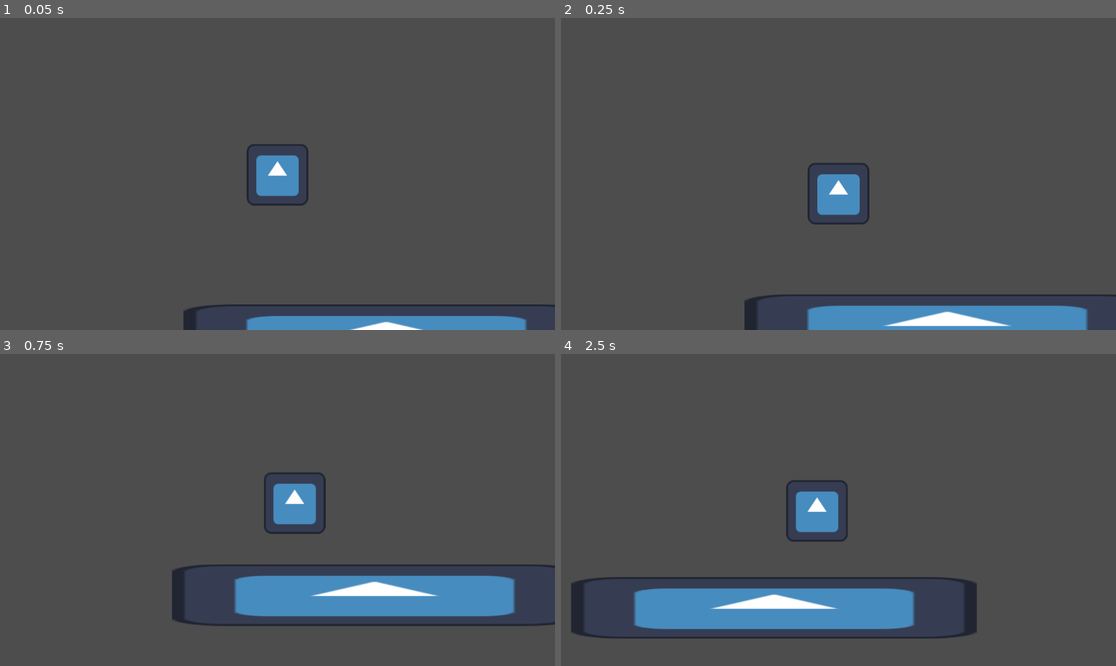
Above: before the commit, frames 1-4 (two rows, left to right).
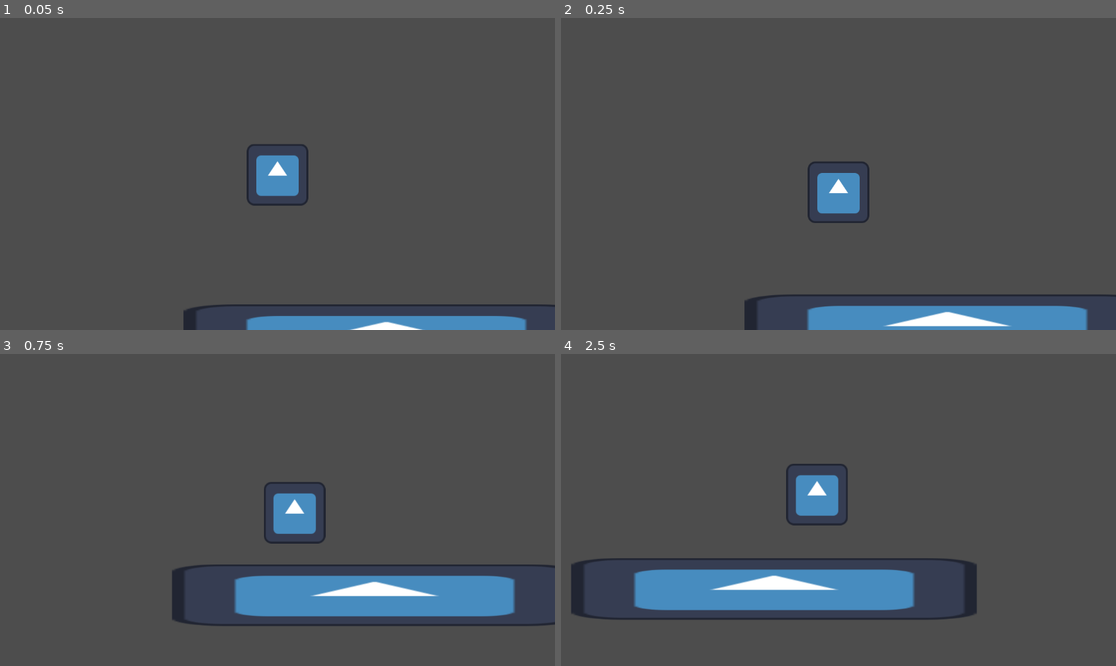
Above: after the commit, the same moments.

Repository: Orama-Interactive/Bubble-Wizard
Game: Godot game, scene res://src/Levels/level_1.tscn
Two runs of this game, one before a commit and one after it. Both use one fixed random seed, a clock stepped at 60 frames per second and the inputs below. The project has no main scene, so this scene is started directly. The engine's default icon, where the game draws it, is replaced by a stand-in: a white triangle on a blue panel in a dark square.
Inputs (mouse positions are in pixels of both pictures, inside the frame that each line leads up to):
- Up to frame 1 (0.05 s): no input
- Up to frame 2 (0.25 s): no input
- Up to frame 3 (0.75 s): tap Enter at 0.5 s; move the mouse to (399, 494) at 0.52 s; hold D (right) from 0.53 s (still down); hold W (up) from 0.53 s (still down); click (399, 494) at 0.67 s
- Up to frame 4 (2.5 s): move the mouse to (727, 525) at 1.27 s; release W (up) at 1.28 s; tap Ctrl (ctrl) at 1.35 s; tap W (up) at 1.52, 1.55, 1.82 s; move the mouse to (894, 441) at 2.02 s; release D (right) at 2.03 s; hold A (left) from 2.03 s (still down); hold W (up) from 2.03 s (still down); click (894, 441) at 2.1 s

Frame 1 is identical in both runs. In frame 2, 0.4% of the frame differs, in the area x 44-81%, y 46-99%; in frame 3, 1.0%; in frame 4, 10%, in the area x 1-75%, y 35-92%.

Commit message:
Add bubble movement code

Diff:
--- a/src/player.gd
+++ b/src/player.gd
@@ -9,11 +9,51 @@
 @export_range(0, 20) var gravity_scale := 2.0
 ## Your player will move this amount faster when falling providing a less floaty jump curve.
 @export_range(0.5, 3) var descending_gravity_factor := 1.1
+@export var terminal_velocity := 400.0
+@export_category("Bubble form")
+@export var bubble_duration := 2.0
+@export var bubble_speed := 120.0
+@export var bubble_vertical_speed := 1.0
+@export var bubble_decelerate := 10.0
+@export var bubble_gravity_scale := 0.4
 var can_jump := false
 var jump_pressed := false
+var bubble_form := false
 
 
 func _physics_process(delta: float) -> void:
+	if bubble_form:
+		_bubble_movement(delta)
+	else:
+		_normal_movement(delta)
+
+
+func _bubble_movement(delta: float) -> void:
+	#var direction := Input.get_vector(&"left", &"right", &"up", &"down")
+	var direction_horiz :=  Input.get_axis(&"left", &"right")
+	if direction_horiz:
+		velocity.x = direction_horiz * bubble_speed
+	else:
+		velocity.x = move_toward(velocity.x, 0, bubble_decelerate)
+		#velocity.y = move_toward(velocity.y, 0, bubble_decelerate)
+
+	var direction_vert := Input.get_axis(&"up", &"down")
+	#if direction_vert:
+		#velocity.y = direction_vert * bubble_speed
+	#else:
+		#velocity.y = move_toward(velocity.y, 0, bubble_decelerate)
+	var gravity := get_gravity() * delta * bubble_gravity_scale
+	if direction_vert:
+		#gravity = get_gravity() * delta * bubble_gravity_scale * direction_vert * ver
+		gravity *= direction_vert * bubble_vertical_speed
+	velocity += gravity
+	velocity.y = clampf(velocity.y, -terminal_velocity, terminal_velocity)
+	#print(direction_horiz, " ", velocity)
+	#print(gravity, " ", velocity)
+	move_and_slide()
+
+
+func _normal_movement(delta: float) -> void:
 	# Add the gravity.
 	if is_on_floor():
 		can_jump = true
@@ -42,6 +82,7 @@
 	else:
 		velocity.x = move_toward(velocity.x, 0, speed)
 
+	velocity.y = clampf(velocity.y, -terminal_velocity, terminal_velocity)
 	move_and_slide()
 
 
